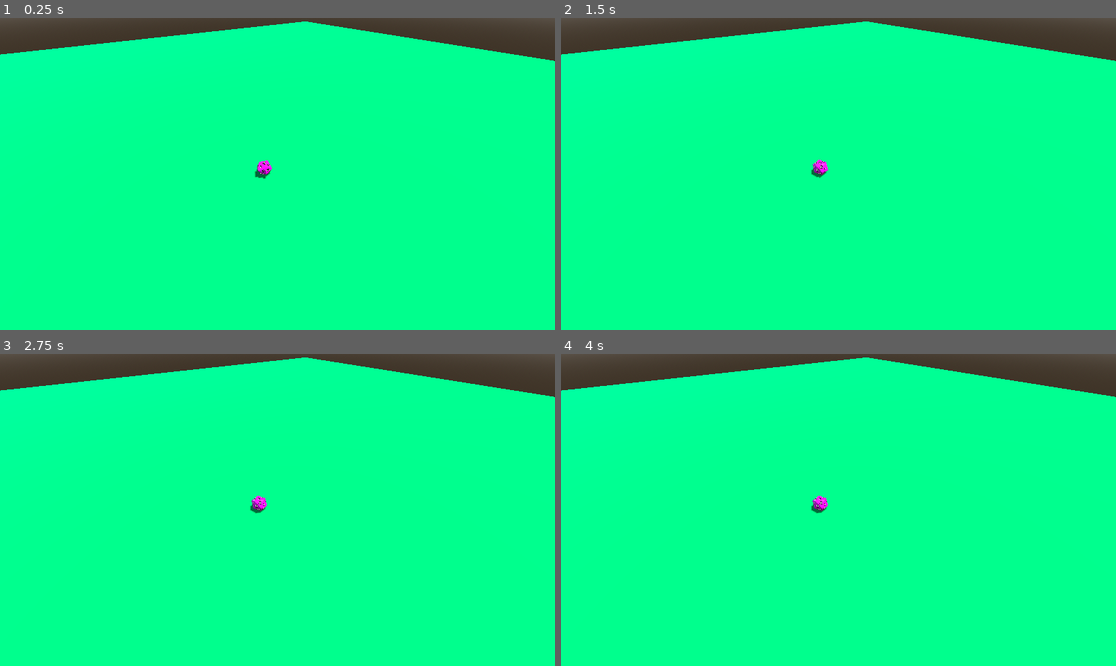
Above: before the commit, frames 1-4 (two rows, left to right).
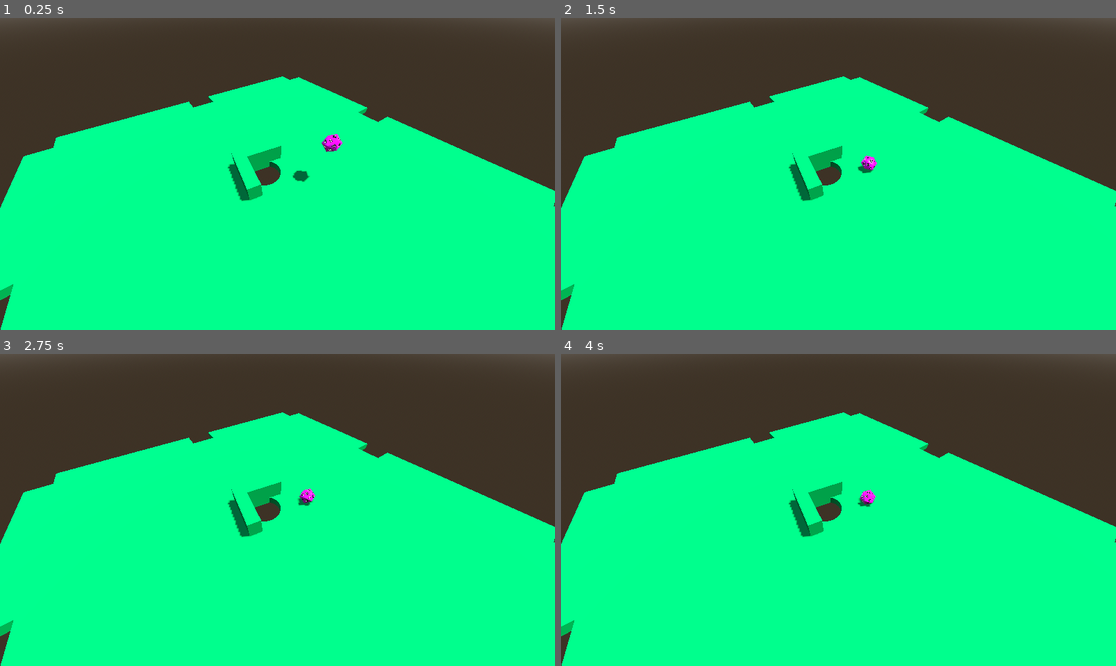
Above: after the commit, the same moments.

Repository: MaxiCabanas/DiceBilliard
Game: Godot game, scene res://Scenes/gameplay.tscn
Same seed, same stepped clock (60 frames per second), same inputs: the game is played once before the commit and once after it.
Inputs (mouse positions are in pixels of both pictures, inside the frame that each line leads up to):
- Up to frame 1 (0.25 s): no input
- Up to frame 2 (1.5 s): move the mouse to (960, 158) at 0.52 s; press the mouse at (960, 158) at 0.53 s; move the mouse to (727, 189) at 1.27 s; release the mouse at (727, 189) at 1.28 s; click (727, 189) at 1.35 s
- Up to frame 3 (2.75 s): tap Enter at 2 s; move the mouse to (333, 441) at 2.02 s; press the mouse at (333, 441) at 2.03 s
- Up to frame 4 (4 s): tap Space at 2.75 s; move the mouse to (810, 572) at 2.77 s; release the mouse at (810, 572) at 2.78 s; click (810, 572) at 2.85 s; tap Enter at 3.5 s; move the mouse to (1005, 556) at 3.52 s; press the mouse at (1005, 556) at 3.53 s

The runs differ from the first frame. In frame 1, 29% of the frame differs, in the area x 0-100%, y 1-100%; in frame 2, 29%; in frame 3, 29%; in frame 4, 29%.

Commit message:
added pockets

Diff:
--- a/Scenes/gameplay.tscn
+++ b/Scenes/gameplay.tscn
@@ -1,7 +1,8 @@
-[gd_scene load_steps=8 format=3 uid="uid://cngf0gybrb7d3"]
+[gd_scene load_steps=9 format=3 uid="uid://cngf0gybrb7d3"]
 
 [ext_resource type="Material" uid="uid://ma53umhrx2kr" path="res://Material/standard_surface.tres" id="1_nqoa5"]
 [ext_resource type="PackedScene" uid="uid://cnvykmmtmk6nt" path="res://Scenes/d_20_scene.tscn" id="2_ceks8"]
+[ext_resource type="PackedScene" uid="uid://cdihauiyxnrkr" path="res://Scenes/tronera_scene.tscn" id="3_ccb6d"]
 
 [sub_resource type="ProceduralSkyMaterial" id="ProceduralSkyMaterial_eoc35"]
 sky_horizon_color = Color(0.64625, 0.65575, 0.67075, 1)
@@ -17,10 +18,10 @@
 tonemap_mode = 2
 
 [sub_resource type="BoxMesh" id="BoxMesh_bnwmn"]
-size = Vector3(100, 0.5, 100)
+size = Vector3(10, 0.5, 10)
 
 [sub_resource type="BoxShape3D" id="BoxShape3D_uu5ev"]
-size = Vector3(100, 0.5, 100)
+size = Vector3(10, 0.5, 10)
 
 [node name="Node3D" type="Node3D"]
 
@@ -32,6 +33,7 @@
 environment = SubResource("Environment_8qurc")
 
 [node name="MeshInstance3D" type="MeshInstance3D" parent="."]
+transform = Transform3D(2.5, 0, 0, 0, 1, 0, 0, 0, 1, 0, 0, 6)
 mesh = SubResource("BoxMesh_bnwmn")
 surface_material_override/0 = ExtResource("1_nqoa5")
 
@@ -40,9 +42,43 @@
 [node name="CollisionShape3D" type="CollisionShape3D" parent="MeshInstance3D/StaticBody3D"]
 shape = SubResource("BoxShape3D_uu5ev")
 
+[node name="MeshInstance3D2" type="MeshInstance3D" parent="."]
+transform = Transform3D(2.5, 0, 0, 0, 1, 0, 0, 0, 1, 0, 0, -6)
+mesh = SubResource("BoxMesh_bnwmn")
+surface_material_override/0 = ExtResource("1_nqoa5")
+
+[node name="StaticBody3D" type="StaticBody3D" parent="MeshInstance3D2"]
+
+[node name="CollisionShape3D" type="CollisionShape3D" parent="MeshInstance3D2/StaticBody3D"]
+shape = SubResource("BoxShape3D_uu5ev")
+
+[node name="MeshInstance3D3" type="MeshInstance3D" parent="."]
+transform = Transform3D(1, 0, 0, 0, 1, 0, 0, 0, 2.5, 6, 0, 0)
+mesh = SubResource("BoxMesh_bnwmn")
+surface_material_override/0 = ExtResource("1_nqoa5")
+
+[node name="StaticBody3D" type="StaticBody3D" parent="MeshInstance3D3"]
+
+[node name="CollisionShape3D" type="CollisionShape3D" parent="MeshInstance3D3/StaticBody3D"]
+shape = SubResource("BoxShape3D_uu5ev")
+
+[node name="MeshInstance3D4" type="MeshInstance3D" parent="."]
+transform = Transform3D(1, 0, 0, 0, 1, 0, 0, 0, 2.5, -6, 0, 0)
+mesh = SubResource("BoxMesh_bnwmn")
+surface_material_override/0 = ExtResource("1_nqoa5")
+
+[node name="StaticBody3D" type="StaticBody3D" parent="MeshInstance3D4"]
+
+[node name="CollisionShape3D" type="CollisionShape3D" parent="MeshInstance3D4/StaticBody3D"]
+shape = SubResource("BoxShape3D_uu5ev")
+
 [node name="Camera3D" type="Camera3D" parent="."]
 transform = Transform3D(0.59274, -0.616041, 0.5188, 0, 0.644157, 0.764894, -0.805394, -0.453383, 0.381817, 5.58433, 7.63518, 3.12203)
+current = true
 fov = 90.0
 
 [node name="Dice" parent="." instance=ExtResource("2_ceks8")]
-transform = Transform3D(0.882564, -0.44097, 0.163176, 0.469846, 0.813798, -0.34202, 0.0180283, 0.378522, 0.925417, 0, 0.969609, 0)
+transform = Transform3D(0.882564, -0.44097, 0.163176, 0.469846, 0.813798, -0.34202, 0.0180283, 0.378522, 0.925417, 2.19545, 2.94706, -2.74789)
+
+[node name="tronera" parent="." instance=ExtResource("3_ccb6d")]
+transform = Transform3D(0.185667, 0, 0.982613, 0, 1, 0, -0.982613, 0, 0.185667, 0, 0, 0)
--- /dev/null
+++ b/Scenes/tronera_scene.tscn
@@ -0,0 +1,41 @@
+[gd_scene load_steps=7 format=3 uid="uid://cdihauiyxnrkr"]
+
+[ext_resource type="PackedScene" uid="uid://b3xyqvxa7ma32" path="res://Objects/tronera.glb" id="1_t4ro0"]
+[ext_resource type="Material" uid="uid://ma53umhrx2kr" path="res://Material/standard_surface.tres" id="2_0pe5q"]
+
+[sub_resource type="BoxMesh" id="BoxMesh_2nrqa"]
+size = Vector3(3, 1, 0.75)
+
+[sub_resource type="BoxShape3D" id="BoxShape3D_mawm6"]
+size = Vector3(3, 1, 0.75)
+
+[sub_resource type="BoxMesh" id="BoxMesh_vmxlv"]
+size = Vector3(0.75, 1, 3)
+
+[sub_resource type="BoxShape3D" id="BoxShape3D_1v7io"]
+size = Vector3(0.75, 1, 3)
+
+[node name="tronera" instance=ExtResource("1_t4ro0")]
+
+[node name="tronera" parent="." index="0"]
+surface_material_override/0 = ExtResource("2_0pe5q")
+
+[node name="wall" type="MeshInstance3D" parent="." index="1"]
+transform = Transform3D(1, 0, 0, 0, 1.5, 0, 0, 0, 1, 0, 0.520586, -1.125)
+mesh = SubResource("BoxMesh_2nrqa")
+surface_material_override/0 = ExtResource("2_0pe5q")
+
+[node name="StaticBody3D" type="StaticBody3D" parent="wall" index="0"]
+
+[node name="CollisionShape3D" type="CollisionShape3D" parent="wall/StaticBody3D" index="0"]
+shape = SubResource("BoxShape3D_mawm6")
+
+[node name="wall2" type="MeshInstance3D" parent="." index="2"]
+transform = Transform3D(1, 0, 0, 0, 1.5, 0, 0, 0, 1, -1.12455, 0.520586, 0)
+mesh = SubResource("BoxMesh_vmxlv")
+surface_material_override/0 = ExtResource("2_0pe5q")
+
+[node name="StaticBody3D" type="StaticBody3D" parent="wall2" index="0"]
+
+[node name="CollisionShape3D" type="CollisionShape3D" parent="wall2/StaticBody3D" index="0"]
+shape = SubResource("BoxShape3D_1v7io")
Binary file added: Objects/tronera.glb
Not shown, added: Objects/tronera.glb.import
